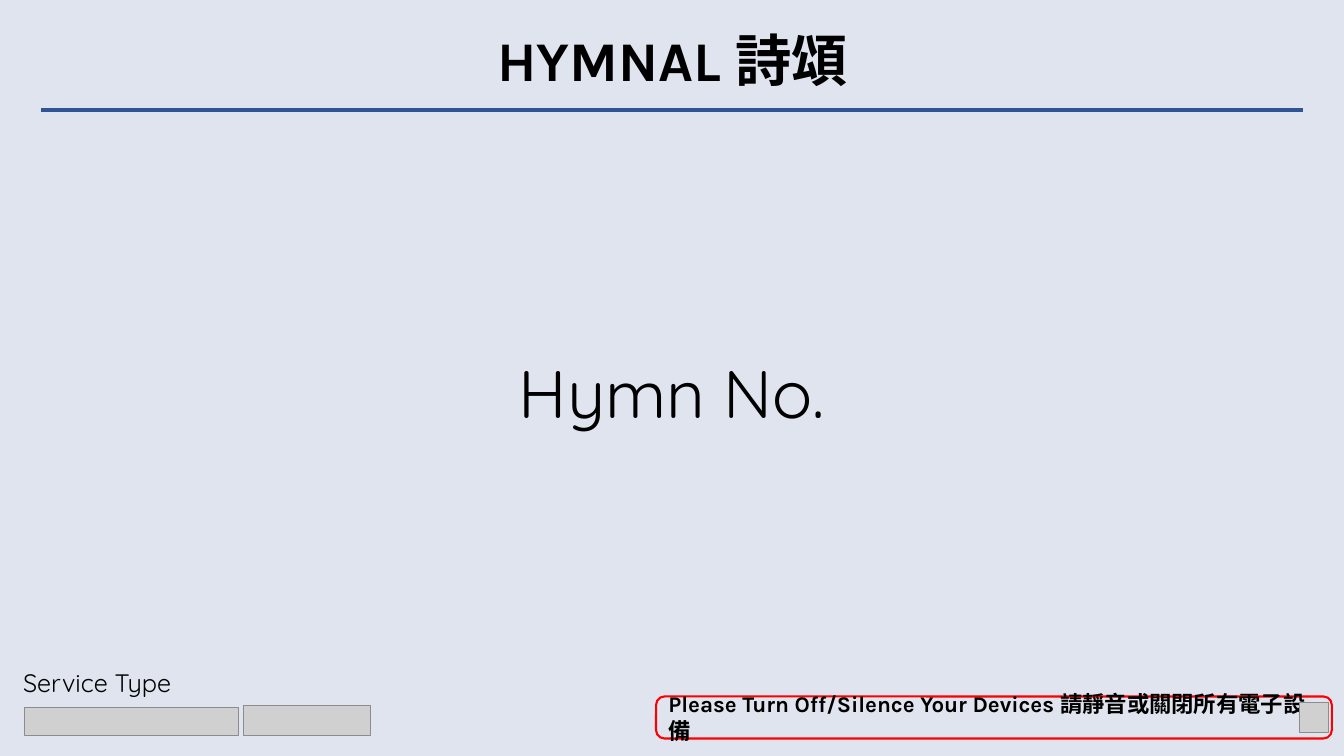
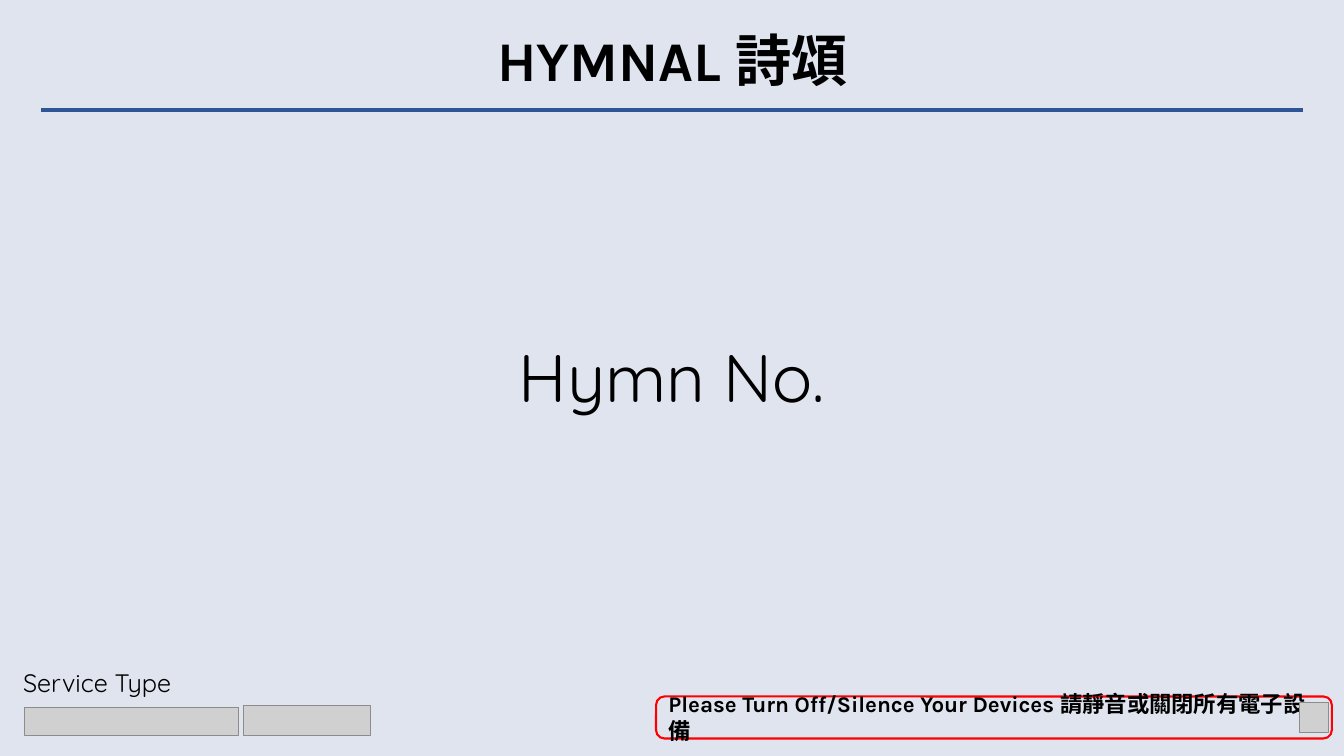
Before and after one commit to calebchanwy/tjc-powerpoint, a slide deck: slide 5 of TJCPowerPoint/Resources/ServiceWidescreen.pptx. Drawn at 1344x756 pixels with LibreOffice and Linux fonts; fonts in the diff are those of the drawing; grey boxes stand for pictures. Boxes give left, top, right and bottom in pixels: in the first picture for what was removed or moved away, otherwise in the second. Text is boxed around its words. In the diff, an @@ line names an element or a change of style, - is before the commit and + after.

```diff
--- a/TJCPowerPoint/Resources/ServiceWidescreen.pptx
+++ b/TJCPowerPoint/Resources/ServiceWidescreen.pptx
@@ text "Hymn No." moved from (x1=519, y1=371, x2=825, y2=432) to (x1=519, y1=355, x2=825, y2=416) @@
```
Also in this commit, not shown: 1 other slide changed, 26 other files.
